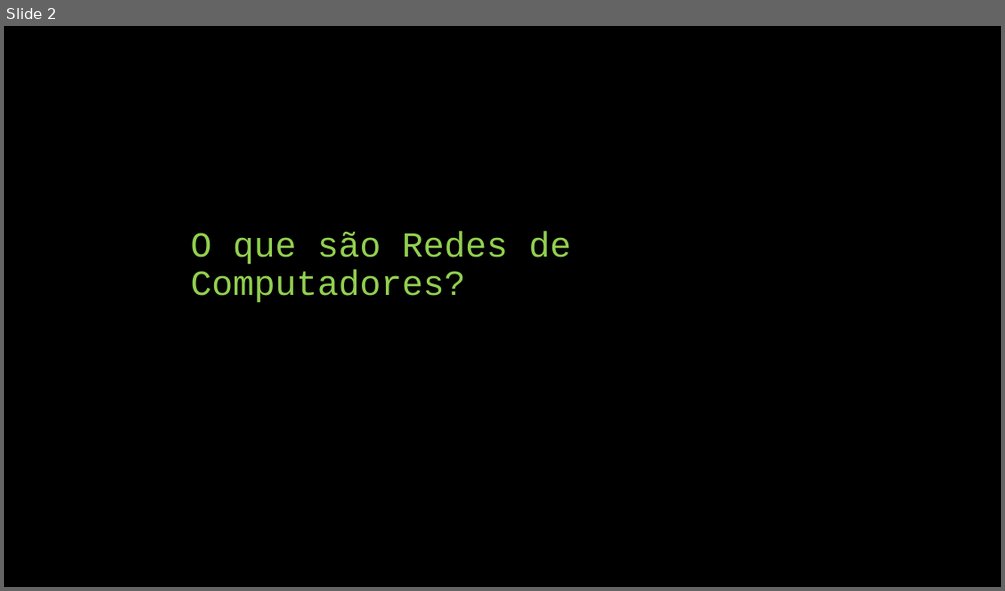
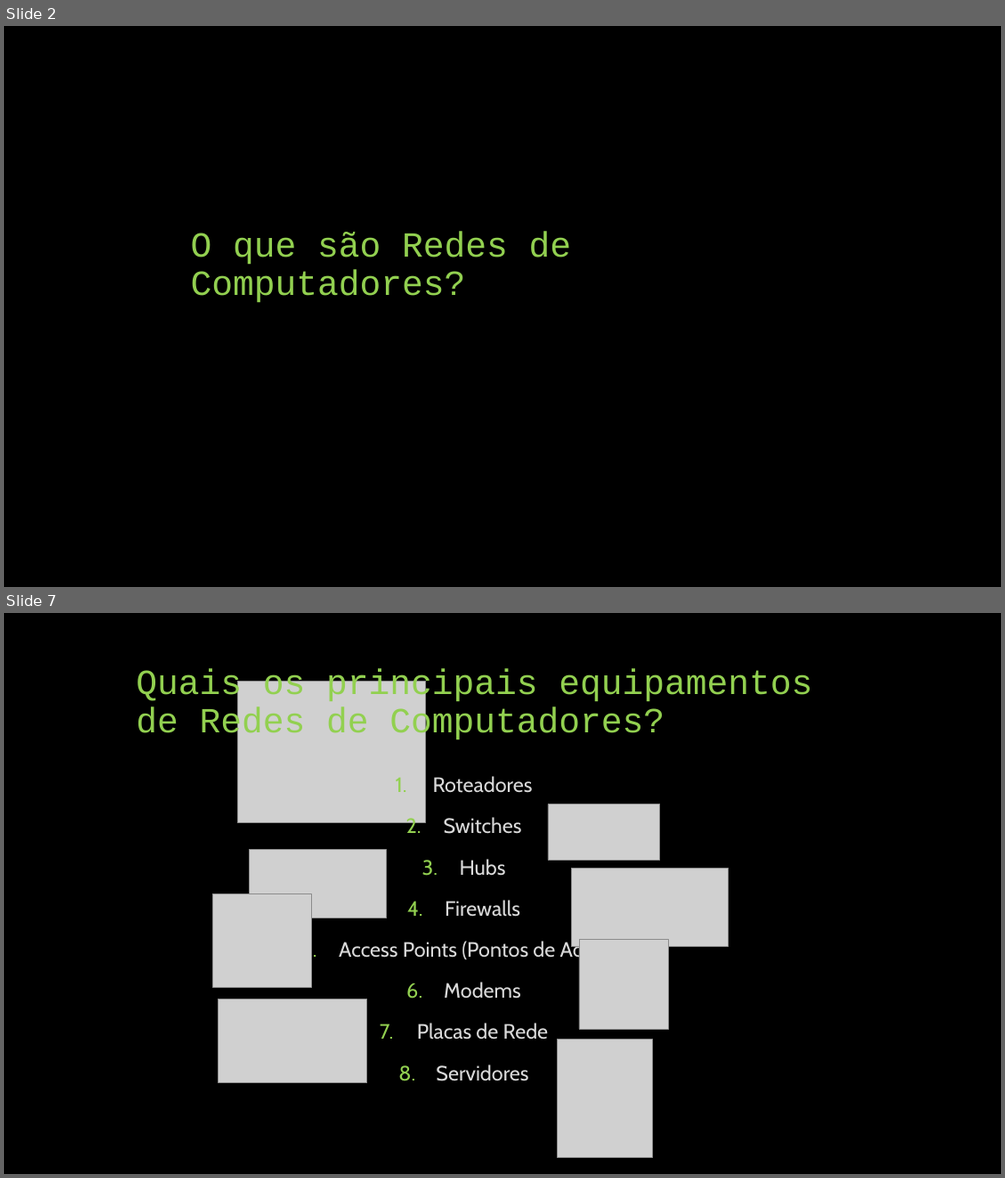
Before and after one commit to AlissoNNunes1/UNIT, a slide deck: rede de computadores/me1redes/Rede de Computadores.pptx. Shown one above the other, each under a label of ours: slide 2 before the commit, slides 2 and 7 after it; the slides between them are not shown. The pictures are 1005x591 and 1005x1178 pixels, drawn with LibreOffice and Linux fonts; fonts in the diff are those of the drawing; grey boxes stand for pictures. Boxes give left, top, right and bottom in pixels: in the first picture for what was removed or moved away, otherwise in the second. Text is boxed around its words. In the diff, an @@ line names an element or a change of style, - is before the commit and + after.

```diff
--- a/rede de computadores/me1redes/Rede de Computadores.pptx
+++ b/rede de computadores/me1redes/Rede de Computadores.pptx
@@ slide 7 added at (4,613,1001,1174), background #000000 @@
@@ title added at (136,668,812,742), 34 pt, text #92D050 @@
+Quais os principais equipamentos de Redes de Computadores?
@@ picture added at (237,681,425,822) @@
@@ text added at (339,776,626,1081), 20 pt, text #D9D9D9 @@
+1. Roteadores
+2. Switches
+3. Hubs
+4. Firewalls
+5. Access Points (Pontos de Acesso)
+6. Modems
+7. Placas de Rede
+8. Servidores
@@ picture added at (548,804,660,860) @@
@@ picture added at (250,850,386,918) @@
@@ picture added at (572,868,728,947) @@
@@ picture added at (212,893,312,987) @@
@@ picture added at (579,940,669,1030) @@
@@ picture added at (218,999,367,1083) @@
@@ picture added at (558,1038,652,1158) @@
```
Also in this commit, not shown: 1 slide changed, 10 other slides added, 9 slides removed, 26 other files.
